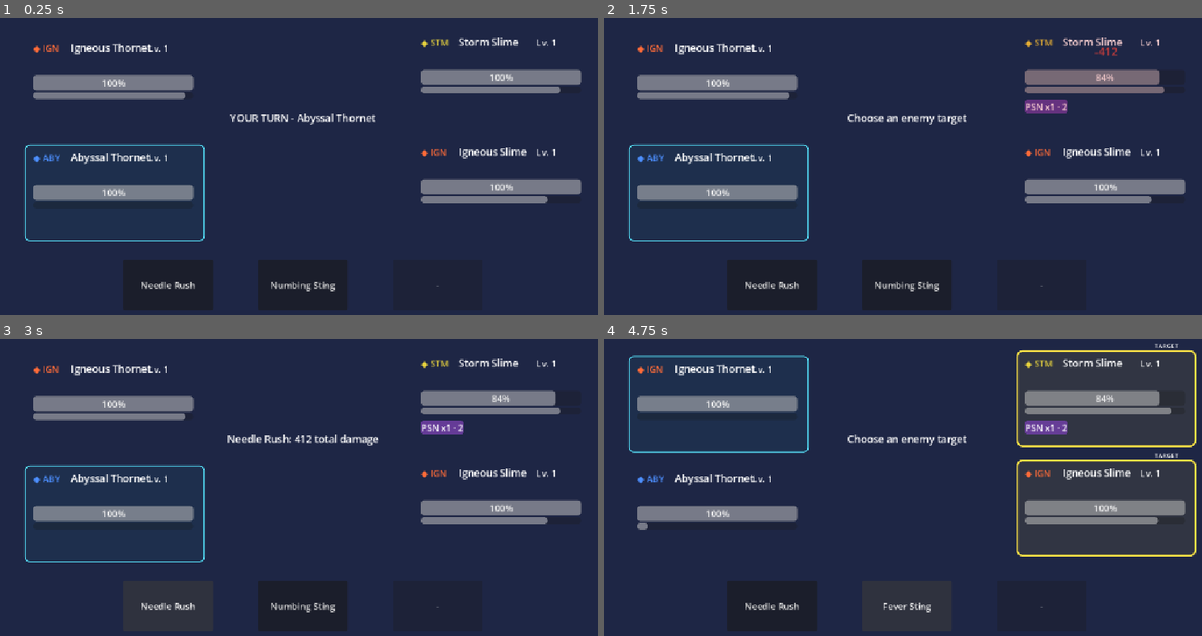
Above: before the commit, frames 1-4 (two rows, left to right).
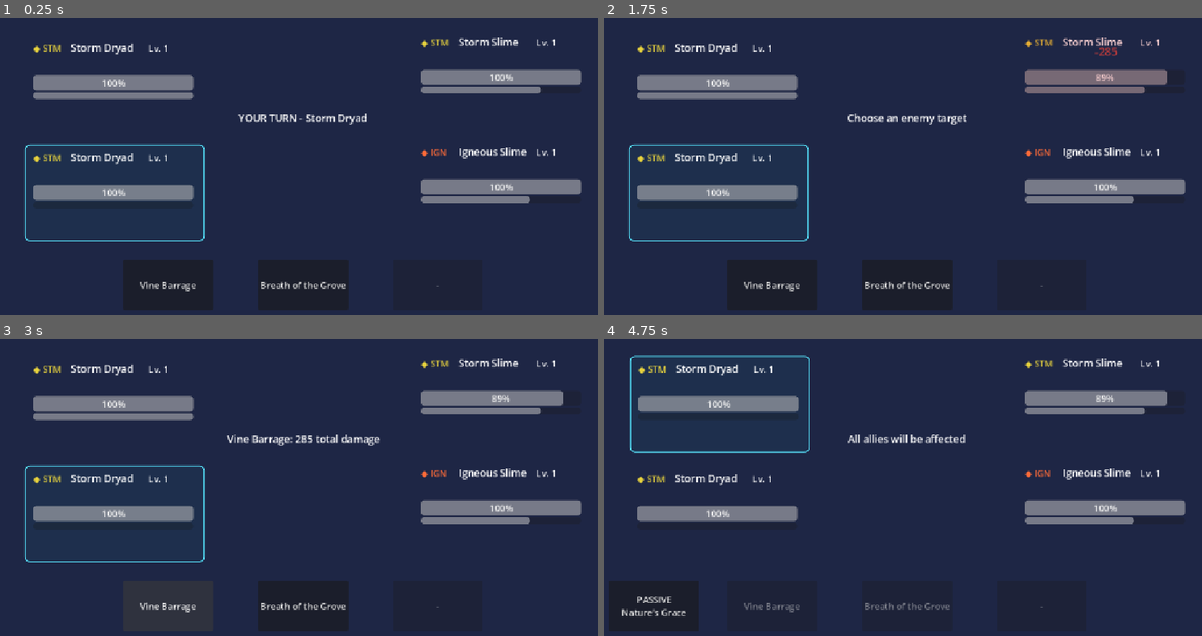
Above: after the commit, the same moments.

Repository: Akharyuu/monster-rpg
Game: Godot game, scene res://scenes/battle/battle_screen.tscn
Same seed, same stepped clock (60 frames per second), same inputs: the game is played once before the commit and once after it.
Inputs (mouse positions are in pixels of both pictures, inside the frame that each line leads up to):
- Up to frame 1 (0.25 s): no input
- Up to frame 2 (1.75 s): click "Needle Rush" (after the commit: "Vine Barrage") at 0.5 s; click (1106, 77) at 1.27 s
- Up to frame 3 (3 s): click "Numbing Sting" (after the commit: "Breath of the Grove") at 2 s; click "Needle Rush" (after the commit: "Vine Barrage") at 2.75 s
- Up to frame 4 (4.75 s): click (651, 606) at 3.5 s, where only the run after the commit has a clickable "PASSIVE Nature's Grace"; click "Fever Sting" (after the commit: "Breath of the Grove") at 4.25 s

The runs differ from the first frame. In frame 1, 1.7% of the frame differs, in the area x 5-94%, y 8-93%; in frame 2, 1.7%; in frame 3, 2.2%; in frame 4, 6.7%, in the area x 0-100%, y 1-99%.

Commit message:
Compare Storm Dryad R0 and R1 in test battle

Diff:
--- a/godot/scenes/battle/battle_screen.gd
+++ b/godot/scenes/battle/battle_screen.gd
@@ -40,10 +40,12 @@
 func _ready() -> void:
     allies = [
         PrototypeFactoryScript.create_level_one_monster(
-            "thornet_abyssal"
+            "dryad_storm",
+            0
         ),
         PrototypeFactoryScript.create_level_one_monster(
-            "thornet_igneous"
+            "dryad_storm",
+            1
         )
     ]
 
